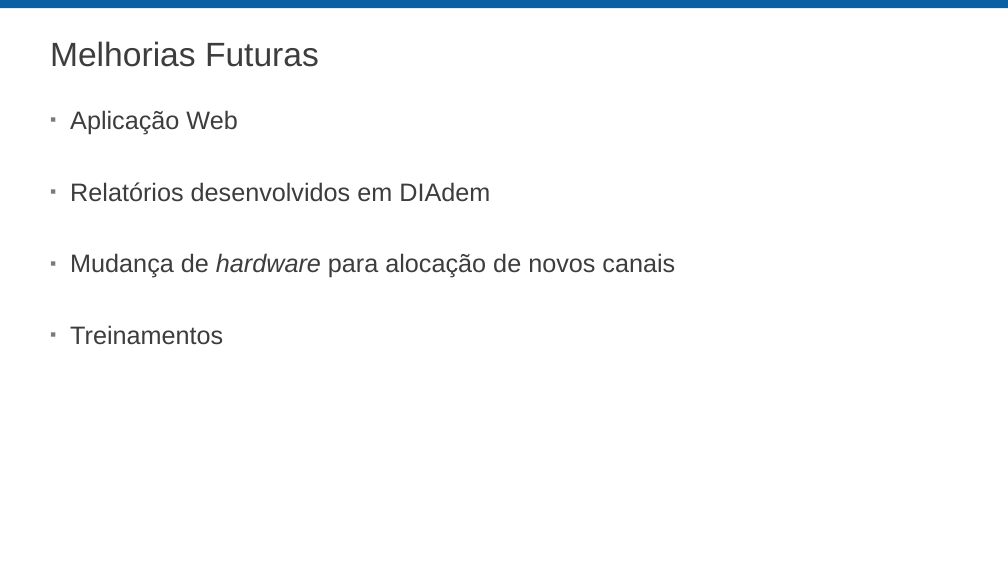
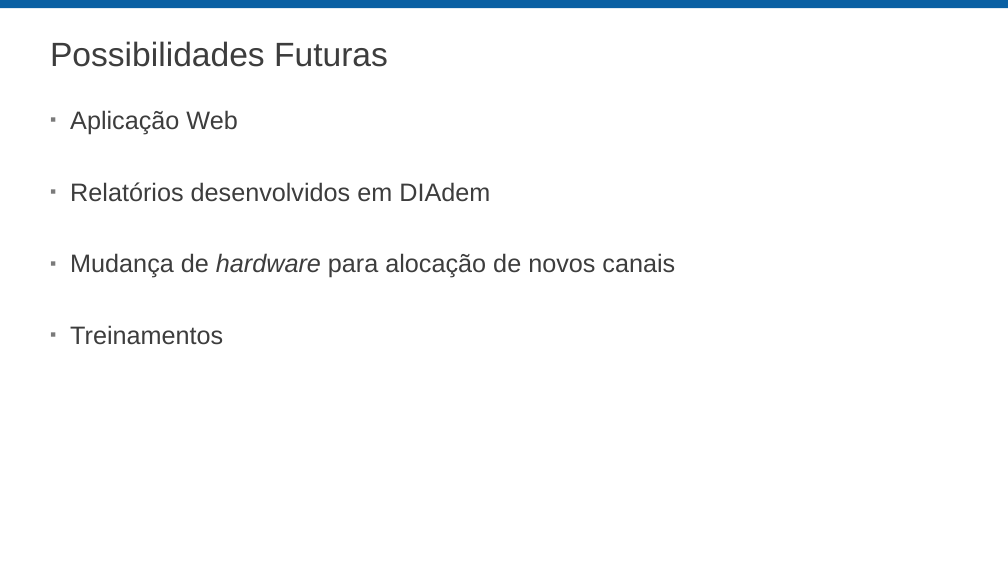
Before and after one commit to belleorlandi/Intern_Project_IO, a slide deck: slide 13 of MVP/MVP-final/Apresentação Final.pptx. Drawn at 1008x567 pixels with LibreOffice and Linux fonts; fonts in the diff are those of the drawing; background and template pictures are left out. Boxes give left, top, right and bottom in pixels: in the first picture for what was removed or moved away, otherwise in the second. Text is boxed around its words. In the diff, an @@ line names an element or a change of style, - is before the commit and + after.

```diff
--- a/MVP/MVP-final/Apresentação Final.pptx
+++ b/MVP/MVP-final/Apresentação Final.pptx
@@ title at [50, 41, 388, 67]: text changed @@
-Melhorias Futuras
+Possibilidades Futuras
```
Also in this commit, not shown: 6 other slides changed, 2 slides added, 2 slides removed, 29 other files.
